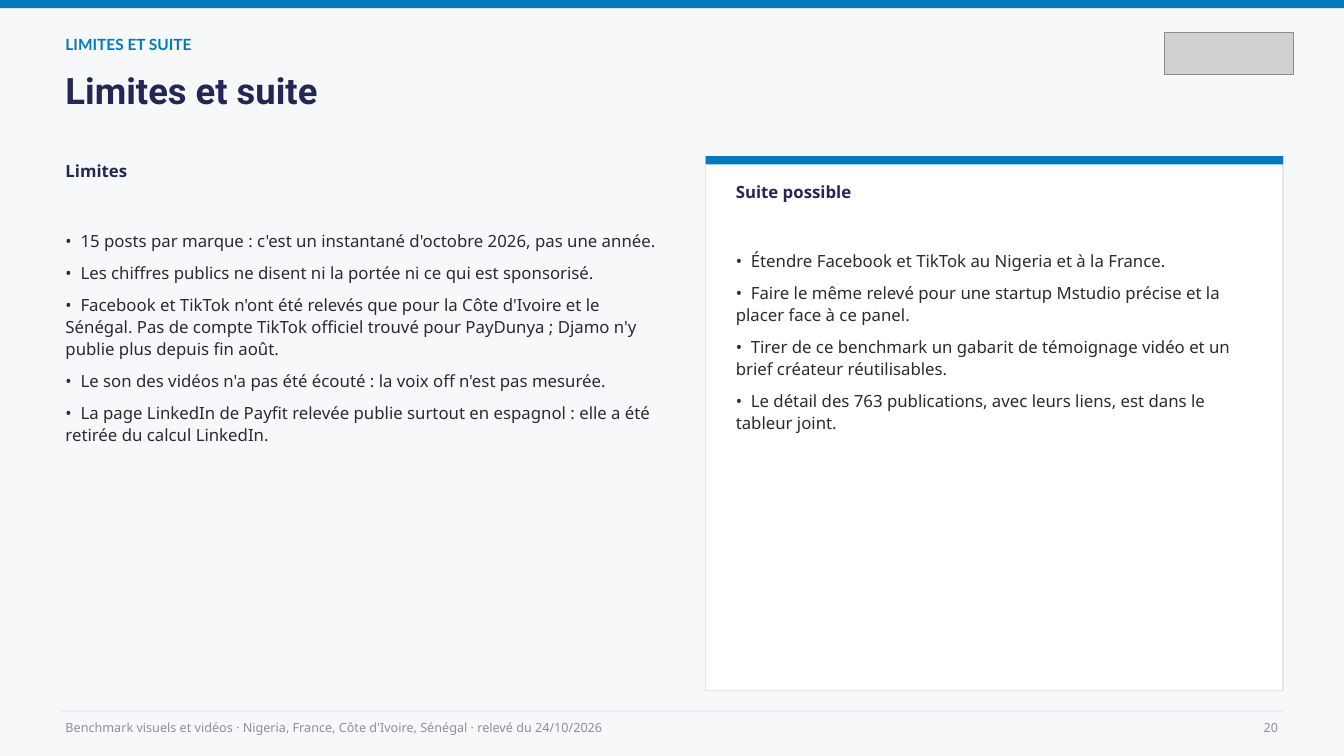
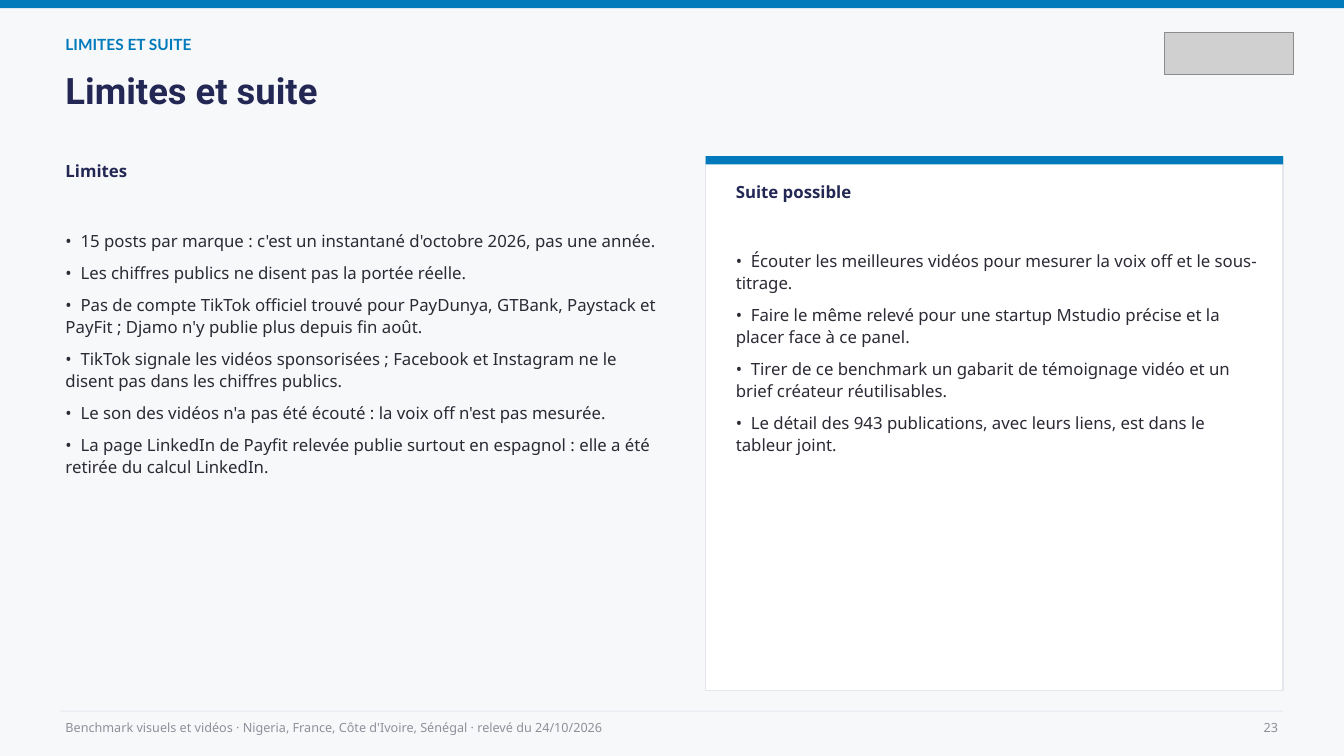
Before and after one commit to leslita06/fatima-unifood-fictif, a slide deck: slide 23 of benchmark-visuels/2026-10-24_benchmark-visuels-videos.pptx (slide 20 before the commit). Drawn at 1344x756 pixels with LibreOffice and Linux fonts; fonts in the diff are those of the drawing; grey boxes stand for pictures. Boxes give left, top, right and bottom in pixels: in the first picture for what was removed or moved away, otherwise in the second. Text is boxed around its words. In the diff, an @@ line names an element or a change of style, - is before the commit and + after.

```diff
--- a/benchmark-visuels/2026-10-24_benchmark-visuels-videos.pptx
+++ b/benchmark-visuels/2026-10-24_benchmark-visuels-videos.pptx
@@ text at <box>65,266,655,391</box>: text changed @@
-• Les chiffres publics ne disent ni la portée ni ce qui est sponsorisé.
-• Facebook et TikTok n'ont été relevés que pour la Côte d'Ivoire et le Sénégal. Pas de compte TikTok officiel trouvé pour PayDunya ; Djamo n'y publie plus depuis fin août.
+• Les chiffres publics ne disent pas la portée réelle.
+• Pas de compte TikTok officiel trouvé pour PayDunya, GTBank, Paystack et PayFit ; Djamo n'y publie plus depuis fin août.
+• TikTok signale les vidéos sponsorisées ; Facebook et Instagram ne le disent pas dans les chiffres publics.
@@ text at <box>736,252,1257,293</box>: text changed @@
-• Étendre Facebook et TikTok au Nigeria et à la France.
+• Écouter les meilleures vidéos pour mesurer la voix off et le sous-titrage.
@@ text at <box>736,416,1205,455</box>: text changed @@
-• Le détail des 763 publications, avec leurs liens, est dans le tableur joint.
+• Le détail des 943 publications, avec leurs liens, est dans le tableur joint.
@@ text at <box>1264,723,1278,732</box>: text changed @@
-20
+23
```
Also in this commit, not shown: 7 other slides changed, 3 slides added, 1 other file.
